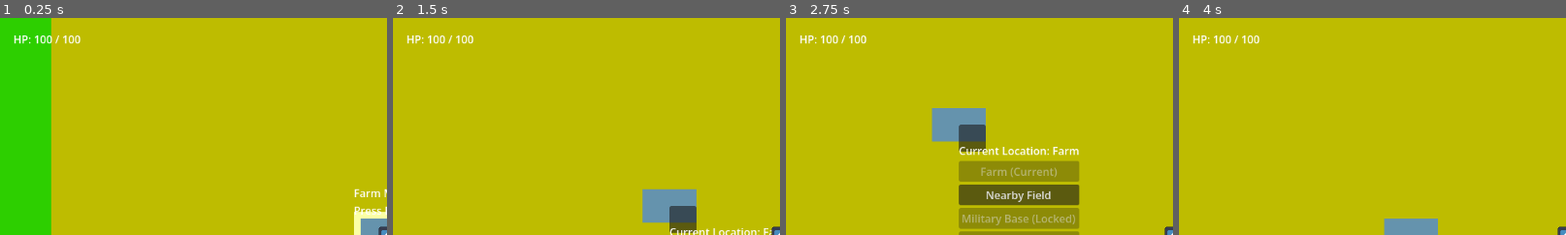
Above: before the commit, frames 1-4 (left to right).
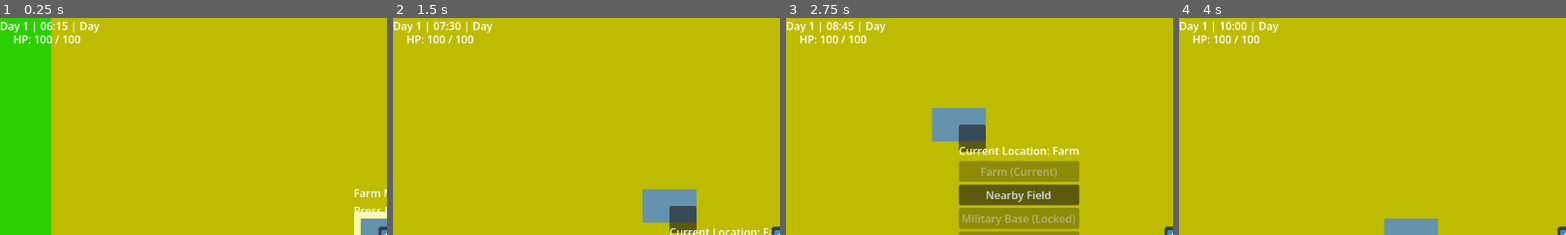
Above: after the commit, the same moments.

Repository: Rohan919477/Farmer-Savior
Game: Godot game, scene res://scenes/main/Main.tscn
The game is run twice, just before and just after one commit, with the same random seed, the same clock (stepped at 60 frames per second) and the same inputs. The engine's default icon, where the game draws it, is replaced by a stand-in: a white triangle on a blue panel in a dark square.
Inputs (mouse positions are % of the whole screen's width and height, from its top left):
- Up to frame 1 (0.25 s): no input
- Up to frame 2 (1.5 s): tap E (interact) at 0.5, 0.6, 1.35 s; move the mouse to (72, 45) at 0.52 s; hold D (move_right) 0.53-1.28 s; move the mouse to (30, 55) at 1.27 s; hold S (move_down) from 1.28 s (still down)
- Up to frame 3 (2.75 s): move the mouse to (60, 28) at 2.02 s; release S (move_down) at 2.03 s; hold D (move_right) from 2.03 s (still down); right-click (60, 28) at 2.1 s; tap E (interact) at 2.3 s
- Up to frame 4 (4 s): move the mouse to (45, 70) at 2.77 s; release D (move_right) at 2.78 s; hold W (move_up) 2.78-3.53 s; click (45, 70) at 2.85 s; tap E (interact) at 3.05, 3.6 s; move the mouse to (80, 65) at 3.52 s; hold A (move_left) from 3.53 s (still down)
The pictures show only the part of the screen within x 0-50%, y 0-50%; the shares and areas given below are measured in that part.

The runs differ from the first frame. In frame 1, 0.5% of the frame differs, in the area x 0-26%, y 1-8%; in frame 2, 0.5%; in frame 3, 0.5%; in frame 4, 0.5%.

Commit message:
Added night travel restrictions and warning messages

Diff:
--- a/scenes/main/Main.tscn
+++ b/scenes/main/Main.tscn
@@ -13,6 +13,7 @@
 [ext_resource type="PackedScene" uid="uid://c08ccyc3an8ho" path="res://scenes/maps/NearbyField_Greybox.tscn" id="12_2tpxt"]
 [ext_resource type="Script" uid="uid://csxv3ieslc044" path="res://scripts/managers/MapManager.gd" id="12_p5fgu"]
 [ext_resource type="PackedScene" uid="uid://diuay65tqcn3n" path="res://scenes/ui/MapMenu.tscn" id="13_jsdfw"]
+[ext_resource type="PackedScene" uid="uid://7wa80ghpbegr" path="res://scenes/ui/HUD.tscn" id="13_tck0d"]
 
 [node name="Main" type="Node2D" unique_id=1618782487]
 script = ExtResource("1_3km4f")
@@ -22,6 +23,7 @@
 
 [node name="TimeManager" type="Node" parent="." unique_id=428679080]
 script = ExtResource("2_nha0i")
+minutes_per_real_second = 60.0
 
 [node name="SaveManager" type="Node" parent="." unique_id=1792121914]
 script = ExtResource("3_q24mn")
@@ -51,6 +53,6 @@
 [node name="Player" parent="." unique_id=1647505724 instance=ExtResource("9_ostsq")]
 z_index = 10
 
-[node name="HUD" type="CanvasLayer" parent="." unique_id=945311441]
+[node name="HUD" parent="." unique_id=1958078306 instance=ExtResource("13_tck0d")]
 
 [node name="MapMenu" parent="." unique_id=1345799289 instance=ExtResource("13_jsdfw")]
--- /dev/null
+++ b/scenes/ui/HUD.tscn
@@ -0,0 +1,29 @@
+[gd_scene format=3 uid="uid://7wa80ghpbegr"]
+
+[ext_resource type="Script" uid="uid://bto30scxia3iv" path="res://scripts/ui/HUD.gd" id="1_kw0id"]
+
+[sub_resource type="FontVariation" id="FontVariation_kw0id"]
+
+[node name="HUD" type="CanvasLayer" unique_id=1958078306]
+script = ExtResource("1_kw0id")
+
+[node name="TimeLabel" type="Label" parent="." unique_id=336425720]
+offset_right = 40.0
+offset_bottom = 23.0
+text = "Day 1 | 06:00 | Day"
+
+[node name="NightWarningLabel" type="Label" parent="." unique_id=1040406249]
+visible = false
+offset_left = 120.0
+offset_top = 180.0
+offset_right = 232.0
+offset_bottom = 203.0
+rotation = -0.0017453292
+scale = Vector2(1.1, 1.1)
+theme_override_colors/font_color = Color(0.6117647, 0.007843138, 0.007843138, 1)
+theme_override_colors/font_shadow_color = Color(0.5019608, 0.015686275, 0.015686275, 0)
+theme_override_fonts/font = SubResource("FontVariation_kw0id")
+theme_override_font_sizes/font_size = 44
+text = "Night Warning"
+horizontal_alignment = 1
+vertical_alignment = 1
--- a/scripts/main/Main.gd
+++ b/scripts/main/Main.gd
@@ -1,9 +1,39 @@
 extends Node2D
 
 @onready var map_manager: Node = $MapManager
+@onready var time_manager: Node = $TimeManager
+@onready var hud: CanvasLayer = $HUD
 
 func _ready() -> void:
 	add_to_group("main")
 
+	if time_manager.has_signal("night_started"):
+		time_manager.night_started.connect(_on_night_started)
+
+	if time_manager.has_signal("time_changed"):
+		time_manager.time_changed.connect(_on_time_changed)
+
 func open_map_menu() -> void:
+	if time_manager.has_method("is_daytime") and not time_manager.is_daytime():
+		print("Cannot use the map table at night.")
+		if hud.has_method("show_warning_message"):
+			hud.show_warning_message("It is too dangerous to travel at night.")
+		return
+
 	map_manager.open_map_menu()
+
+func _on_night_started() -> void:
+	print("Main received night_started signal.")
+
+	if map_manager.current_location_id == "farm":
+		if hud.has_method("show_nightfall_message"):
+			hud.show_nightfall_message("It is turning night. Here they come.")
+	else:
+		if hud.has_method("show_nightfall_message"):
+			hud.show_nightfall_message("It is getting late, I need to return.")
+
+	map_manager.force_return_to_farm()
+
+func _on_time_changed(day_number: int, hour: int, minute: int, phase: String) -> void:
+	if hud.has_method("update_time"):
+		hud.update_time(day_number, hour, minute, phase)
--- a/scripts/managers/TimeManager.gd
+++ b/scripts/managers/TimeManager.gd
@@ -1,11 +1,72 @@
 extends Node
 
+signal time_changed(day_number: int, hour: int, minute: int, phase: String)
+signal night_started
+signal day_started(day_number: int)
 
-# Called when the node enters the scene tree for the first time.
+@export var minutes_per_real_second: float = 10.0
+@export var start_hour: int = 6
+@export var night_start_hour: int = 18
+@export var night_end_hour: int = 0
+
+var day_number: int = 1
+var current_minutes: float = 0.0
+var phase: String = "day"
+
+var night_started_today: bool = false
+
 func _ready() -> void:
-	pass # Replace with function body.
+	current_minutes = float(start_hour * 60)
+	phase = "day"
+	emit_time_changed()
 
+func _process(delta: float) -> void:
+	current_minutes += minutes_per_real_second * delta
 
-# Called every frame. 'delta' is the elapsed time since the previous frame.
-func _process(delta: float) -> void:
-	pass
+	if current_minutes >= 24.0 * 60.0:
+		start_new_day()
+		return
+
+	check_phase_change()
+	emit_time_changed()
+
+func check_phase_change() -> void:
+	var current_hour: int = int(current_minutes / 60.0)
+
+	if current_hour >= night_start_hour and not night_started_today:
+		start_night()
+
+func start_night() -> void:
+	phase = "night"
+	night_started_today = true
+
+	print("Night started at 18:00.")
+	night_started.emit()
+	emit_time_changed()
+
+func start_new_day() -> void:
+	day_number += 1
+	current_minutes = float(start_hour * 60)
+	phase = "day"
+	night_started_today = false
+
+	print("Day ", day_number, " started at 06:00.")
+	day_started.emit(day_number)
+	emit_time_changed()
+
+func get_hour() -> int:
+	return int(current_minutes / 60.0)
+
+func get_minute() -> int:
+	return int(current_minutes) % 60
+
+func get_time_text() -> String:
+	var hour: int = get_hour()
+	var minute: int = get_minute()
+	return "%02d:%02d" % [hour, minute]
+
+func is_daytime() -> bool:
+	return phase == "day"
+
+func emit_time_changed() -> void:
+	time_changed.emit(day_number, get_hour(), get_minute(), phase)
--- /dev/null
+++ b/scripts/ui/HUD.gd
@@ -0,0 +1,36 @@
+extends CanvasLayer
+
+@onready var time_label: Label = $TimeLabel
+@onready var night_warning_label: Label = $NightWarningLabel
+
+var warning_tween: Tween
+
+func update_time(day_number: int, hour: int, minute: int, phase: String) -> void:
+	var phase_text: String = phase.capitalize()
+	time_label.text = "Day %d | %02d:%02d | %s" % [day_number, hour, minute, phase_text]
+
+func show_nightfall_message(message: String) -> void:
+	show_big_red_message(message, 3.0)
+
+func show_warning_message(message: String) -> void:
+	show_big_red_message(message, 2.0)
+
+func show_big_red_message(message: String, duration: float) -> void:
+	if night_warning_label == null:
+		return
+
+	if warning_tween != null:
+		warning_tween.kill()
+
+	night_warning_label.text = message
+	night_warning_label.visible = true
+	night_warning_label.modulate = Color(1, 0, 0, 1)
+	night_warning_label.rotation = -0.08
+	night_warning_label.scale = Vector2(1.1, 1.1)
+
+	warning_tween = create_tween()
+	warning_tween.tween_property(night_warning_label, "scale", Vector2(1.18, 1.18), 0.15)
+	warning_tween.tween_property(night_warning_label, "scale", Vector2(1.1, 1.1), 0.15)
+	warning_tween.tween_interval(duration)
+	warning_tween.tween_property(night_warning_label, "modulate:a", 0.0, 0.5)
+	warning_tween.tween_callback(func(): night_warning_label.visible = false)
Not shown, added: scripts/ui/HUD.gd.uid
